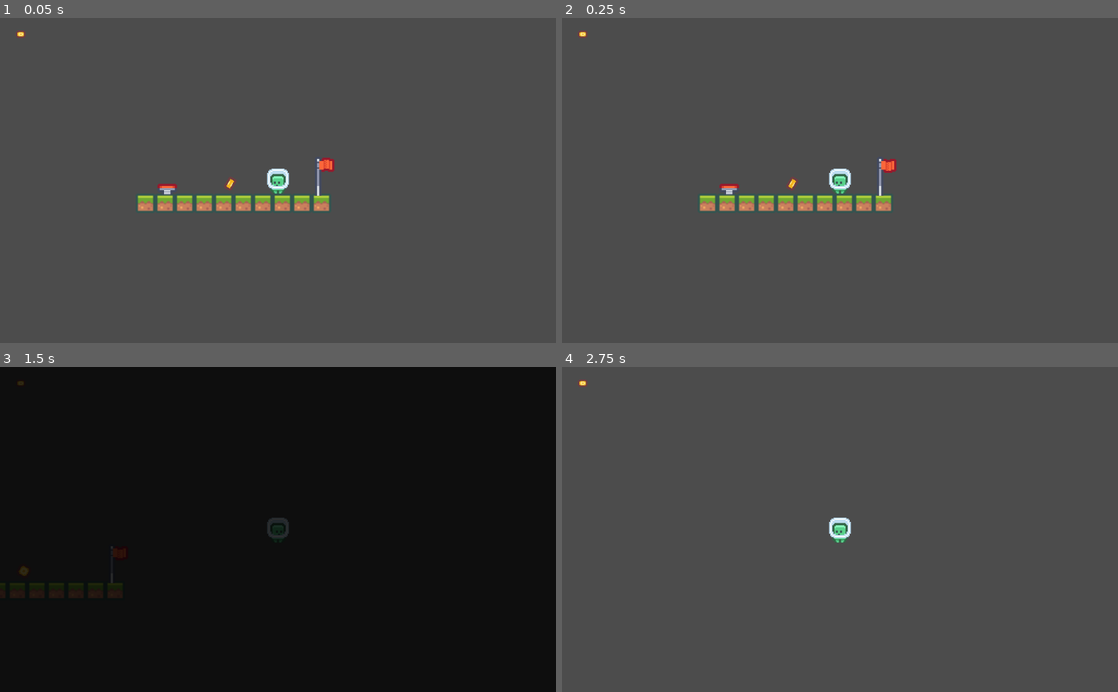
Above: before the commit, frames 1-4 (two rows, left to right).
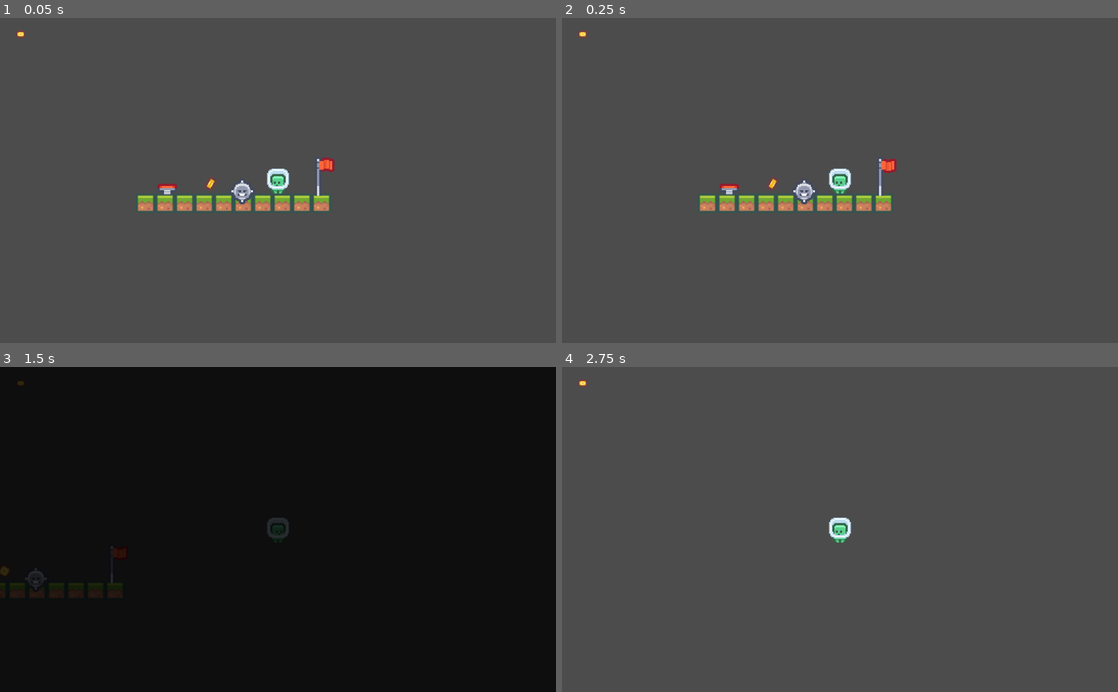
Above: after the commit, the same moments.

Repository: jlrm01-uni/PlatformerGame
Game: Godot game, scene res://levels/level1.tscn
Two runs of this game, one before a commit and one after it. Both use one fixed random seed, a clock stepped at 60 frames per second and the inputs below.
Inputs:
- Up to frame 1 (0.05 s): no input
- Up to frame 2 (0.25 s): no input
- Up to frame 3 (1.5 s): tap Enter at 0.5 s; hold D (walk_right) from 0.53 s (still down); tap Space (jump) at 0.6, 0.77, 1.07, 1.35 s
- Up to frame 4 (2.75 s): tap Space (jump) at 1.52, 1.82, 2.1 s; release D (walk_right) at 2.03 s; hold A (walk_left) from 2.03 s (still down)

The runs differ from the first frame. In frame 1, 0.3% of the frame differs, in the area x 36-46%, y 48-58%; in frame 2, 0.3%; in frame 3, 0.1%; in frame 4, nothing differs.

Commit message:
added a dummy enemy, adding death scene

Diff:
--- /dev/null
+++ b/DeathScreen.tscn
@@ -0,0 +1,37 @@
+[gd_scene load_steps=3 format=2]
+
+[ext_resource path="res://ingsat_100_pixels.tres" type="DynamicFont" id=1]
+
+[sub_resource type="Animation" id=1]
+resource_name = "fade_in"
+length = 2.0
+tracks/0/type = "value"
+tracks/0/path = NodePath("Label:modulate")
+tracks/0/interp = 1
+tracks/0/loop_wrap = true
+tracks/0/imported = false
+tracks/0/enabled = true
+tracks/0/keys = {
+"times": PoolRealArray( 0, 2 ),
+"transitions": PoolRealArray( 1, 1 ),
+"update": 0,
+"values": [ Color( 0.717647, 0.14902, 0.14902, 0 ), Color( 0.717647, 0.14902, 0.14902, 1 ) ]
+}
+
+[node name="DeathScreen" type="Control"]
+anchor_right = 1.0
+anchor_bottom = 1.0
+
+[node name="Label" type="Label" parent="."]
+modulate = Color( 0.717647, 0.14902, 0.14902, 1 )
+anchor_right = 1.0
+anchor_bottom = 1.0
+custom_fonts/font = ExtResource( 1 )
+text = "You Died"
+align = 1
+valign = 1
+uppercase = true
+
+[node name="AnimationPlayer" type="AnimationPlayer" parent="."]
+autoplay = "fade_in"
+anims/fade_in = SubResource( 1 )
--- a/Player.gd
+++ b/Player.gd
@@ -8,6 +8,9 @@
 onready var idle_timer = $IdleTimer
 
 var velocity: Vector2 = Vector2()
+
+var is_dying = false
+export (bool) var is_disabled = false
 
 # Called when the node enters the scene tree for the first time.
 func _ready() -> void:
@@ -21,20 +24,21 @@
 func _physics_process(delta: float) -> void:
 	velocity.x = 0
 
-	if Input.is_action_pressed("walk_left"):
-		velocity.x = velocity.x - speed
-		sprite.flip_h = false
-		set_idle(false)
+	if not is_disabled:
+		if Input.is_action_pressed("walk_left"):
+			velocity.x = velocity.x - speed
+			sprite.flip_h = false
+			set_idle(false)
 
-	if Input.is_action_pressed("walk_right"):
-		velocity.x = velocity.x + speed
-		sprite.flip_h = true
-		set_idle(false)
+		if Input.is_action_pressed("walk_right"):
+			velocity.x = velocity.x + speed
+			sprite.flip_h = true
+			set_idle(false)
 
-	if Input.is_action_just_pressed("jump"):
-		if is_on_floor():
-			velocity.y = -jump_force
-			set_idle(false)
+		if Input.is_action_just_pressed("jump"):
+			if is_on_floor():
+				velocity.y = -jump_force
+				set_idle(false)
 
 	velocity.y = velocity.y + GRAVITY * delta
 
@@ -56,3 +60,6 @@
 
 func jump(boost=1):
 	velocity.y = - jump_force * boost
+
+func die():
+	print("I'm supposed to be dying!")
--- /dev/null
+++ b/Spikey.gd
@@ -0,0 +1,10 @@
+extends Area2D
+
+
+func _ready() -> void:
+	pass
+
+
+func _on_Spikey_body_entered(body: Node) -> void:
+	if body.name == "Player":
+		get_tree().call_group("Player", "die")
--- /dev/null
+++ b/Spikey.tscn
@@ -0,0 +1,19 @@
+[gd_scene load_steps=4 format=2]
+
+[ext_resource path="res://assets/character_0008.png" type="Texture" id=1]
+[ext_resource path="res://Spikey.gd" type="Script" id=2]
+
+[sub_resource type="CircleShape2D" id=1]
+
+[node name="Spikey" type="Area2D" groups=["Enemies"]]
+collision_layer = 32
+collision_mask = 2
+script = ExtResource( 2 )
+
+[node name="Sprite" type="Sprite" parent="."]
+texture = ExtResource( 1 )
+
+[node name="CollisionShape2D" type="CollisionShape2D" parent="."]
+shape = SubResource( 1 )
+
+[connection signal="body_entered" from="." to="." method="_on_Spikey_body_entered"]
--- a/ingsat_100_pixels.tres
+++ b/ingsat_100_pixels.tres
@@ -3,8 +3,9 @@
 [ext_resource path="res://ingsat_dynamic_data.tres" type="DynamicFontData" id=1]
 
 [resource]
-size = 76
-outline_color = Color( 0.905882, 0.188235, 0.188235, 1 )
+size = 136
+outline_size = 5
+outline_color = Color( 0, 0, 0, 1 )
 use_mipmaps = true
 use_filter = true
 font_data = ExtResource( 1 )
--- /dev/null
+++ b/jumping_particles.tscn
@@ -0,0 +1,17 @@
+[gd_scene load_steps=3 format=2]
+
+[ext_resource path="res://assets/star1.png" type="Texture" id=1]
+
+[sub_resource type="ParticlesMaterial" id=1]
+lifetime_randomness = 1.0
+flag_disable_z = true
+direction = Vector3( 0, 1, 0 )
+gravity = Vector3( 0, 98, 0 )
+orbit_velocity = 0.0
+orbit_velocity_random = 0.0
+
+[node name="jumping_particles" type="Node2D"]
+
+[node name="Particles2D" type="Particles2D" parent="."]
+process_material = SubResource( 1 )
+texture = ExtResource( 1 )
--- a/levels/level1.tscn
+++ b/levels/level1.tscn
@@ -9,6 +9,7 @@
 [ext_resource path="res://GoalFlag.tscn" type="PackedScene" id=7]
 [ext_resource path="res://levels/level2.tscn" type="PackedScene" id=8]
 [ext_resource path="res://JumpPad.tscn" type="PackedScene" id=9]
+[ext_resource path="res://Spikey.tscn" type="PackedScene" id=10]
 
 [sub_resource type="ConvexPolygonShape2D" id=2]
 points = PoolVector2Array( 0, 0, 18, 0, 18, 18, 0, 18 )
@@ -149,7 +150,7 @@
 [node name="coins" type="Node2D" parent="."]
 
 [node name="coin" parent="coins" instance=ExtResource( 3 )]
-position = Vector2( 33, 45 )
+position = Vector2( 15, 45 )
 rotation = -2.61799
 
 [node name="CanvasLayer" type="CanvasLayer" parent="."]
@@ -188,3 +189,6 @@
 
 [node name="JumpPad" parent="." instance=ExtResource( 9 )]
 position = Vector2( -25, 46 )
+
+[node name="Spikey" parent="." instance=ExtResource( 10 )]
+position = Vector2( 44, 52 )
--- /dev/null
+++ b/new_animatedtexture.tres
@@ -0,0 +1,10 @@
+[gd_resource type="AnimatedTexture" load_steps=3 format=2]
+
+[ext_resource path="res://assets/star1.png" type="Texture" id=1]
+[ext_resource path="res://assets/star2.png" type="Texture" id=2]
+
+[resource]
+frames = 2
+frame_0/texture = ExtResource( 1 )
+frame_1/texture = ExtResource( 2 )
+frame_1/delay_sec = 0.0
Binary file added: assets/character_0008.png
Not shown, added: assets/character_0008.png.import
Binary file added: assets/star1.png
Not shown, added: assets/star1.png.import
Binary file added: assets/star2.png
Not shown, added: assets/star2.png.import
Not shown: 1 places in levels/level1.tscn that only renumber resources
